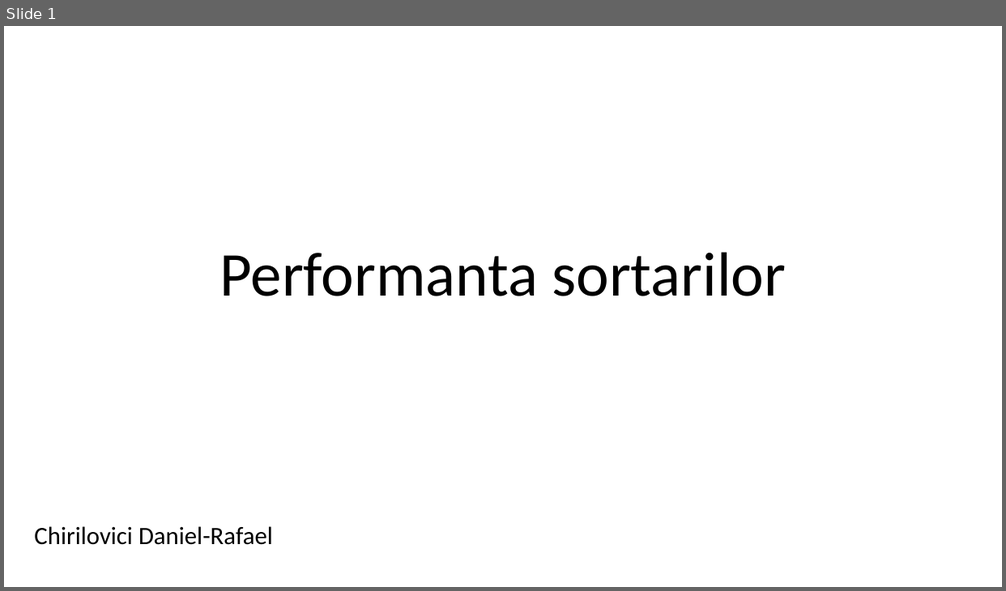
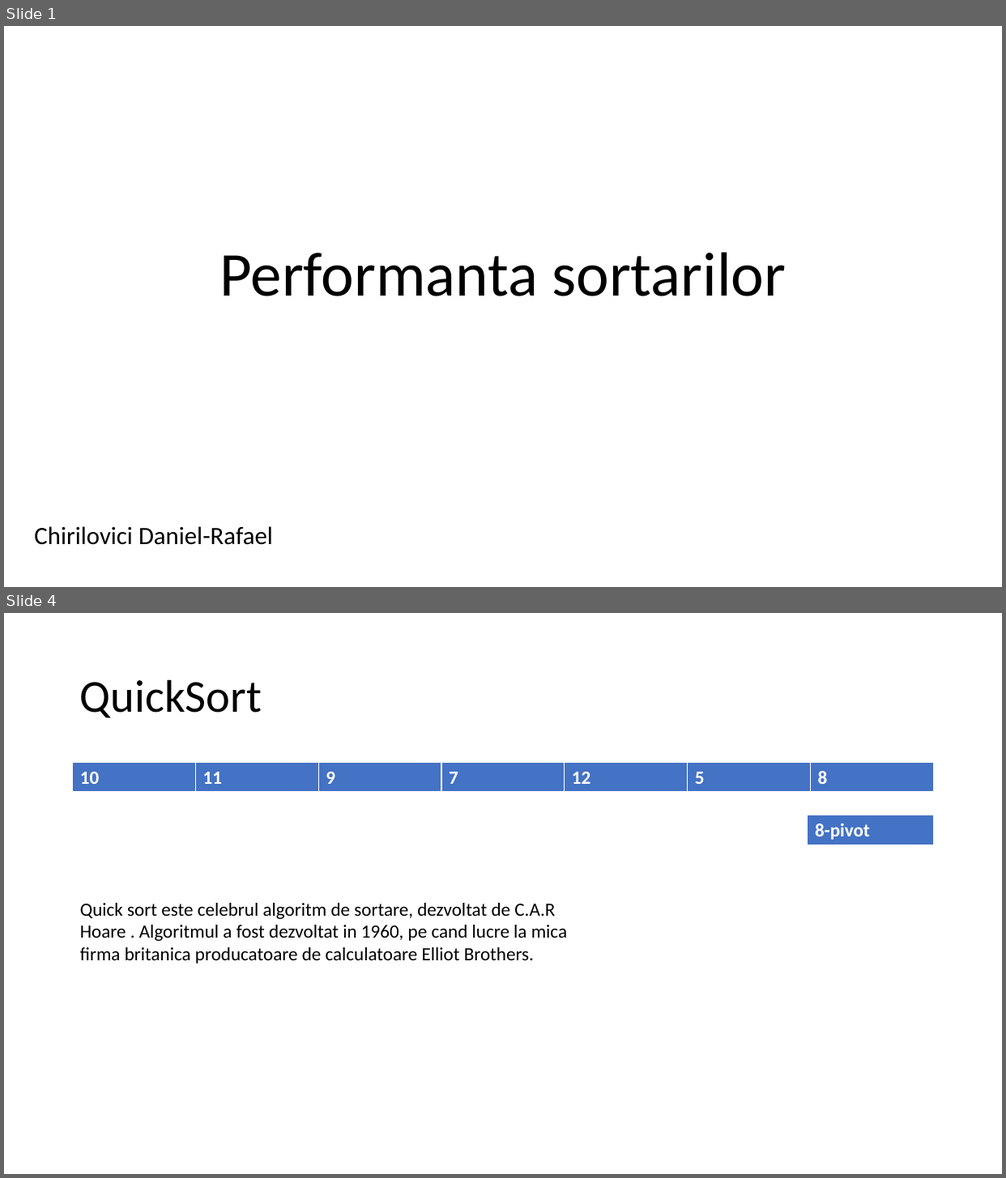
Before and after one commit to ChiriloviciDaniel/Sort_perf, a slide deck: sort_perf.pptx. Shown one above the other, each under a label of ours: slide 1 before the commit, slides 1 and 4 after it; the slides between them are not shown. The pictures are 1006x591 and 1006x1178 pixels, drawn with LibreOffice and Linux fonts; fonts in the diff are those of the drawing. Boxes give left, top, right and bottom in pixels: in the first picture for what was removed or moved away, otherwise in the second. Text is boxed around its words. In the diff, an @@ line names an element or a change of style, - is before the commit and + after.

```diff
--- a/sort_perf.pptx
+++ b/sort_perf.pptx
@@ slide 4 added at (x1=4, y1=613, x2=1002, y2=1174), background #FFFFFF @@
@@ title added at (x1=80, y1=679, x2=262, y2=718), 44 pt, text #000000 @@
+QuickSort
@@ table added at (x1=73, y1=763, x2=932, y2=794), 1 rows, 7 columns @@
+10 | 11 | 9 | 7 | 12 | 5 | 8
@@ table added at (x1=808, y1=815, x2=933, y2=845), 1 rows, 1 columns @@
+8-pivot
@@ text added at (x1=80, y1=903, x2=567, y2=964), 18 pt, text #000000 @@
+Quick sort este celebrul algoritm de sortare, dezvoltat de C.A.R Hoare . Algoritmul a fost dezvoltat in 1960, pe cand lucre la mica firma britanica producatoare de calculatoare Elliot Brothers.
```
Also in this commit, not shown: 1 slide changed, 1 slide removed, 6 other files.
